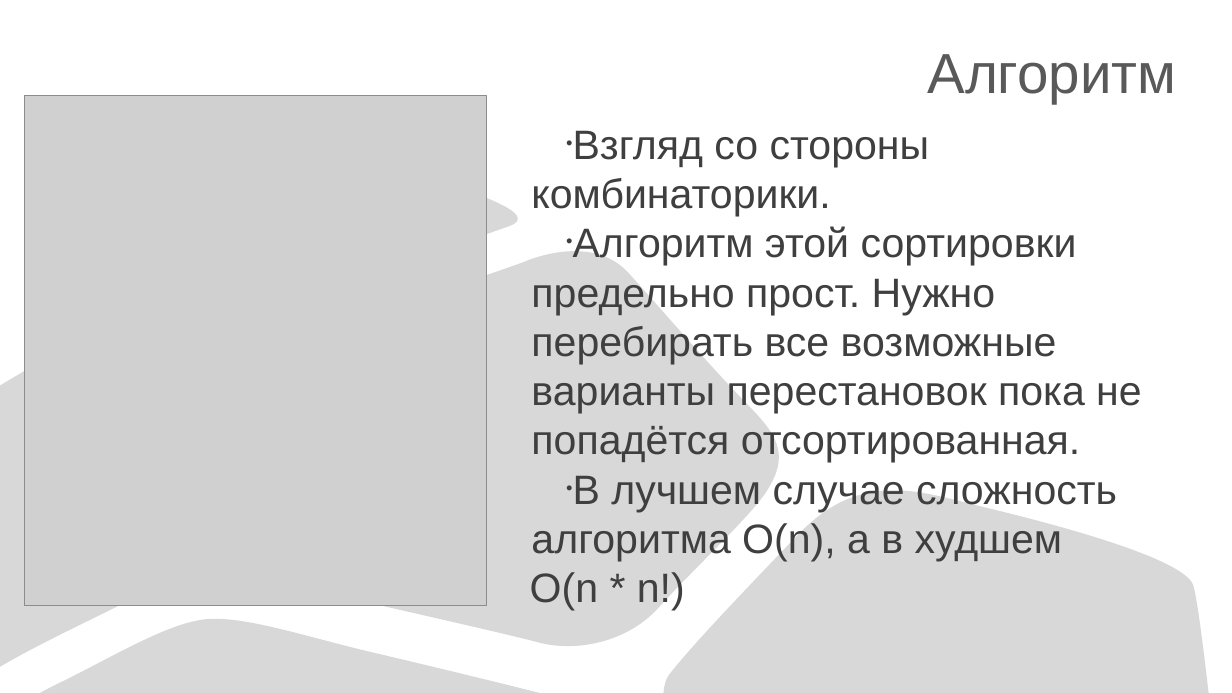
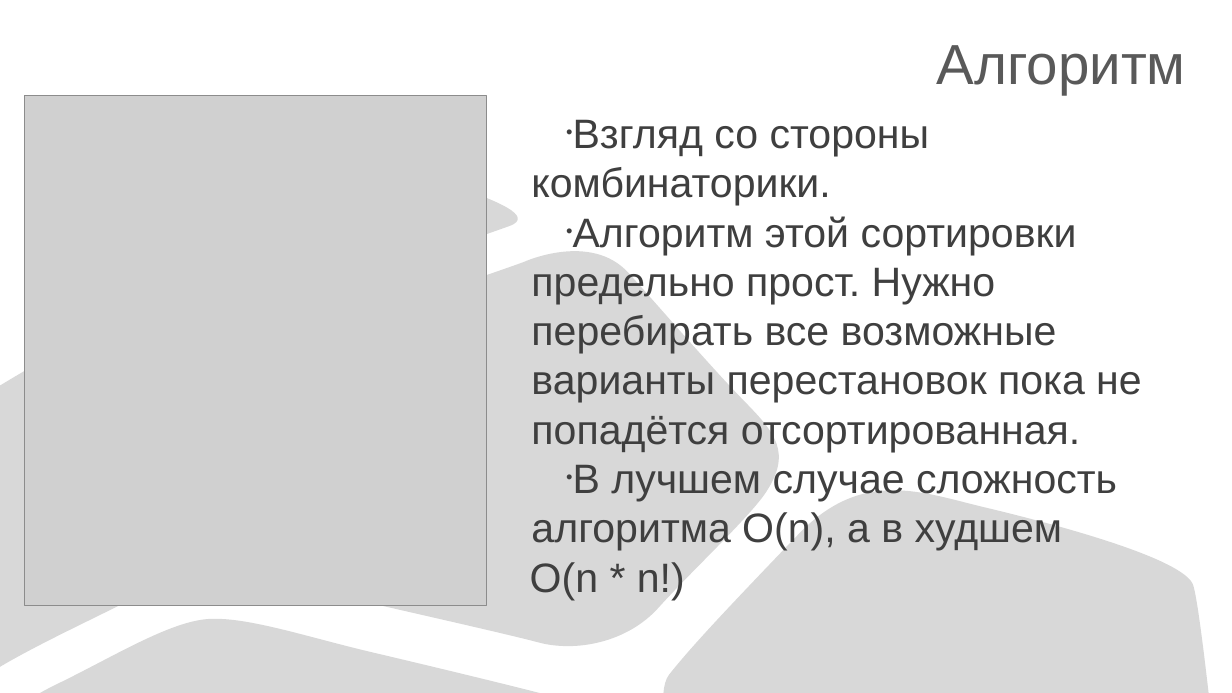
Before and after one commit to I-love-linux-12-31/mirea_cpp_tasks, a slide deck: slide 3 of PermSort/PermSort_YaroslavK_2022.odp. Drawn at 1232x693 pixels with LibreOffice and Linux fonts; fonts in the diff are those of the drawing; grey boxes stand for pictures. Boxes give left, top, right and bottom in pixels: in the first picture for what was removed or moved away, otherwise in the second. Text is boxed around its words. In the diff, an @@ line names an element or a change of style, - is before the commit and + after.

```diff
--- a/PermSort/PermSort_YaroslavK_2022.odp
+++ b/PermSort/PermSort_YaroslavK_2022.odp
@@ title "Алгоритм": place and size @@
-title "Алгоритм" at (927, 54, 1176, 103)
+title "Алгоритм" at (937, 45, 1186, 94)
@@ text "Взгляд со стороны комбинаторики.": place and size @@
-text "Взгляд со стороны комбинаторики." at (530, 130, 1142, 611)
+text "Взгляд со стороны комбинаторики." at (530, 119, 1142, 600)
```
Also in this commit, not shown: 3 other slides changed, 1 slide removed.
